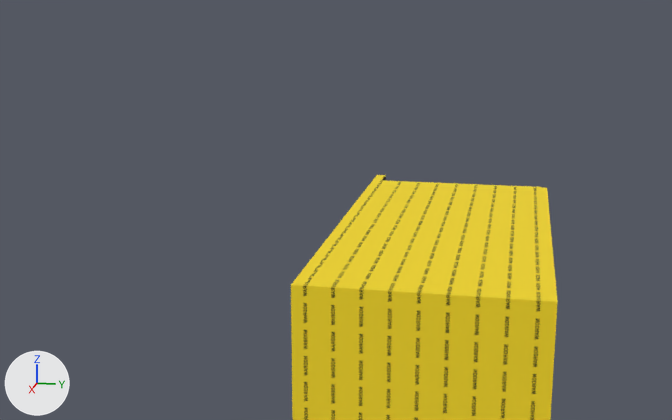
What one commit did to the OBJ model Assets/Models/Generated/office.vmf.obj.
One viewpoint serves both versions: a camera (50 mm lens) standing at (620.0, -21.0, 574.0) and looking at (527.0, -40.0, 550.0). Every picture has the same lights, and +X, +Y and +Z are marked at lower left. Where no turn or scale is listed for an object, it has been applied to the vertices.

Names of what the first picture shows: '2', '2630', '3322', '3334'.
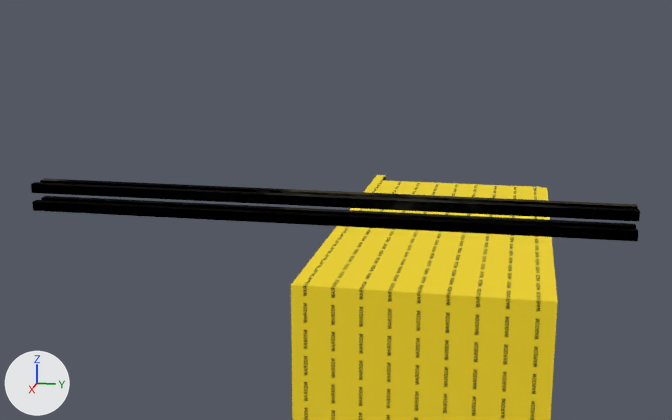
Edits to the bpy script that builds the scene:
```text
Add img_decalstain015a_tga:
    img_decalstain015a_tga = load_image('decalstain015a.tga', 'materials/decals/decalstain015a.tga', 128, 512, 'sRGB')
Add img_decalstain006a_tga:
    img_decalstain006a_tga = load_image('decalstain006a.tga', 'materials/decals/decalstain006a.tga', 256, 256, 'sRGB')
Add img_decalstain005a_tga:
    img_decalstain005a_tga = load_image('decalstain005a.tga', 'materials/decals/decalstain005a.tga', 256, 256, 'sRGB')
Add mat_decals_decalstain015a:
    mat_decals_decalstain015a = principled_material('decals/decalstain015a')
    mat_decals_decalstain015a.texture = img_decalstain015a_tga
    mat_decals_decalstain015a.metallic = 1.0
    mat_decals_decalstain015a.roughness = 1.0
Add mat_decals_decalstain006a:
    mat_decals_decalstain006a = principled_material('decals/decalstain006a')
    mat_decals_decalstain006a.texture = img_decalstain006a_tga
    mat_decals_decalstain006a.metallic = 1.0
    mat_decals_decalstain006a.roughness = 1.0
Add mat_decals_decalstain005a:
    mat_decals_decalstain005a = principled_material('decals/decalstain005a')
    mat_decals_decalstain005a.texture = img_decalstain005a_tga
    mat_decals_decalstain005a.metallic = 1.0
    mat_decals_decalstain005a.roughness = 1.0
Add me_3363:
    me_3363.from_pydata(...)  # a box spanning x 528.0..529.0, y -73.6..-9.6, z 549.0..550.0
    me_3363.materials.append(mat_decals_decalstain015a)  # picture img_decalstain015a_tga
Add me_3362:
    me_3362.from_pydata(...)  # a box spanning x 526.0..527.0, y -73.6..-9.6, z 549.0..550.0
    me_3362.materials.append(mat_decals_decalstain006a)  # picture img_decalstain006a_tga
Add me_3361:
    me_3361.from_pydata(...)  # a box spanning x 528.0..529.0, y -73.6..-9.6, z 551.0..552.0
    me_3361.materials.append(mat_decals_decalstain006a)  # picture img_decalstain006a_tga
Add me_3360:
    me_3360.from_pydata(...)  # a box spanning x 526.0..527.0, y -73.6..-9.6, z 551.0..552.0
    me_3360.materials.append(mat_decals_decalstain005a)  # picture img_decalstain005a_tga
Add ob_3363:
    ob_3363 = bpy.data.objects.new('3363', me_3363)
    ob_3363.location = (0.0, 0.0, 0.0)
Add ob_3362:
    ob_3362 = bpy.data.objects.new('3362', me_3362)
    ob_3362.location = (0.0, 0.0, 0.0)
Add ob_3361:
    ob_3361 = bpy.data.objects.new('3361', me_3361)
    ob_3361.location = (0.0, 0.0, 0.0)
Add ob_3360:
    ob_3360 = bpy.data.objects.new('3360', me_3360)
    ob_3360.location = (0.0, 0.0, 0.0)
```

Location of each change, (x1, y1, x2, y2) in pixels of the pictures (672 x 420 px):
'3363', added (black)
    after: (32, 200, 638, 241)
'3361', added (black)
    after: (31, 182, 640, 221)
'3362', added (black)
    after: (41, 196, 636, 229)
'3360', added (black)
    after: (40, 179, 638, 209)
